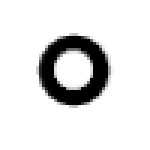
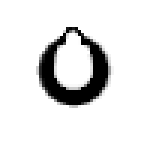
Revision of a layered 150 × 150 image; what changed, layer by layer:
painted on "Layer" over [54, 27, 93, 69]
